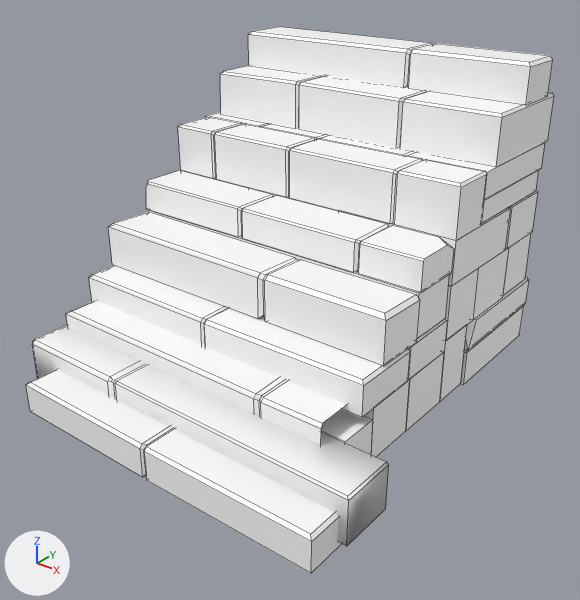
What one commit did to the FBX model OutdoorEnv/Content/Assets/House/envSideStairs_L.fbx.
Camera for both pictures: a camera (50 mm lens) standing at (2.83, -3.67, 2.48) and looking at (0.23, -0.42, 0.47). Lighting does not change. The marker at lower left points along +X, +Y and +Z. The picture after the commit comes second. Mesh edges are drawn as thin lines. Where no turn or scale is listed for an object, it has been applied to the vertices.

Script lines for the objects in view, before the commit:
```python
me_mesh_012 = bpy.data.meshes.new('Mesh.012')
me_mesh_012.from_pydata(...)  # 32 vertices, 29 faces; spans x -1.15..1.15, y -0.16..0.17, z -0.16..0.11
me_mesh_012.materials.append(mat_matsidestairs_l)  # its picture is missing
me_mesh_015 = bpy.data.meshes.new('Mesh.015')
me_mesh_015.from_pydata(...)  # a box spanning x -1.01..1.01, y -0.17..0.17, z -0.2..0.13
me_mesh_015.materials.append(mat_matsidestairs_l)  # its picture is missing
me_mesh_017 = bpy.data.meshes.new('Mesh.017')
me_mesh_017.from_pydata(...)  # 27 vertices, 24 faces; spans x -1.01..1.01, y -0.34..0.09, z -0.12..0.07
me_mesh_017.materials.append(mat_matsidestairs_l)  # its picture is missing
ob_sidestairs_l1_13_low = bpy.data.objects.new('SideStairs_L1_13_low', me_mesh_012)
ob_sidestairs_l1_13_low.location = (0.157, -1.201, 0.082)
ob_sidestairs_l1_14_low1 = bpy.data.objects.new('SideStairs_L1_14_low1', me_mesh_017)
ob_sidestairs_l1_14_low1.location = (0.243, -1.232, 0.011)
ob_sidestairs_l1_16_low = bpy.data.objects.new('SideStairs_L1_16_low', me_mesh_015)
ob_sidestairs_l1_16_low.location = (0.044, -0.623, 0.136)
# also in view: 'SideStairs_L1_02_low' at (0.04, 0.68, 1.38); 'SideStairs_L1_12_low' at (0.04, 0.05, 0.14); 'SideStairs_L1_03_low' at (0.03, 0.59, 1.09); 'SideStairs_L1_17_low' at (0.04, -0.27, 0.1); 'SideStairs_L1_14_low2' at (0.02, -0.9, 0.2)
```
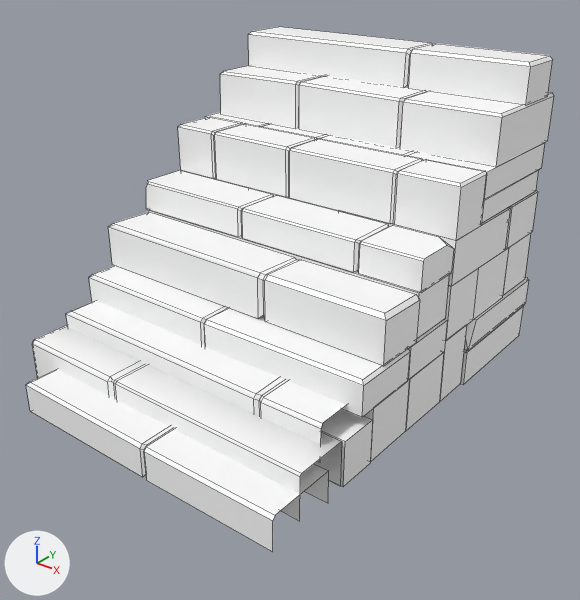
The change in detail:
me_mesh_017 is used by ob_sidestairs_l1_14_low1; location (0.243, -1.232, 0.011).
me_mesh_017 had 27 vertices, 24 faces and spanned x -1.01..1.01, y -0.34..0.09, z -0.12..0.07.
me_mesh_017 now has 26 vertices, 18 faces and spans x -1.01..0.8, y -0.34..0.09, z -0.12..0.07.
Part 1, on me_mesh_017:
4 vertices are removed from x 1.01, y -0.32..0.09, z -0.12..0.06.
9 faces are deleted.
2 vertices move from x 1.0, y -0.31..0.09, z 0.07 to x 0.8, y -0.31..0.09, z 0.07.
3 vertices are added at (0.8, -0.33, -0.12), (0.8, 0.09, -0.12), (0.8, -0.33, 0.06).
3 new faces join them.
me_mesh_012 is used by ob_sidestairs_l1_13_low; location (0.157, -1.201, 0.082).
me_mesh_012 had 32 vertices, 29 faces and spanned x -1.15..1.15, y -0.16..0.17, z -0.16..0.11.
me_mesh_012 now has 31 vertices, 23 faces and spans x -1.15..0.89, y -0.16..0.16, z -0.16..0.11.
Part 2, on me_mesh_012:
4 vertices are removed from x 1.15, y -0.16..0.16, z -0.15..0.1.
9 faces are deleted.
2 vertices move from x 1.14, y -0.15..0.17, z 0.11 to x 0.89, y -0.15..0.16, z 0.11.
3 vertices are added at (0.89, -0.16, -0.15), (0.89, -0.16, 0.1), (0.89, 0.16, -0.15).
3 new faces join them.

Where the change shows, as pixel boxes [x1, y1, x2, y2] in the pictures (580 x 600 px):
'SideStairs_L1_14_low1', reshaped (11% shorter): before [26, 369, 341, 573]; after [26, 369, 329, 551]
'SideStairs_L1_13_low', reshaped (13% narrower, 11% shorter): before [32, 325, 389, 546]; after [32, 325, 342, 521]
part 1 of me_mesh_017, cut back: before [144, 447, 341, 573]; after [144, 447, 329, 551]
part 2 of me_mesh_012, cut back: before [115, 382, 389, 546]; after [115, 382, 342, 521]
